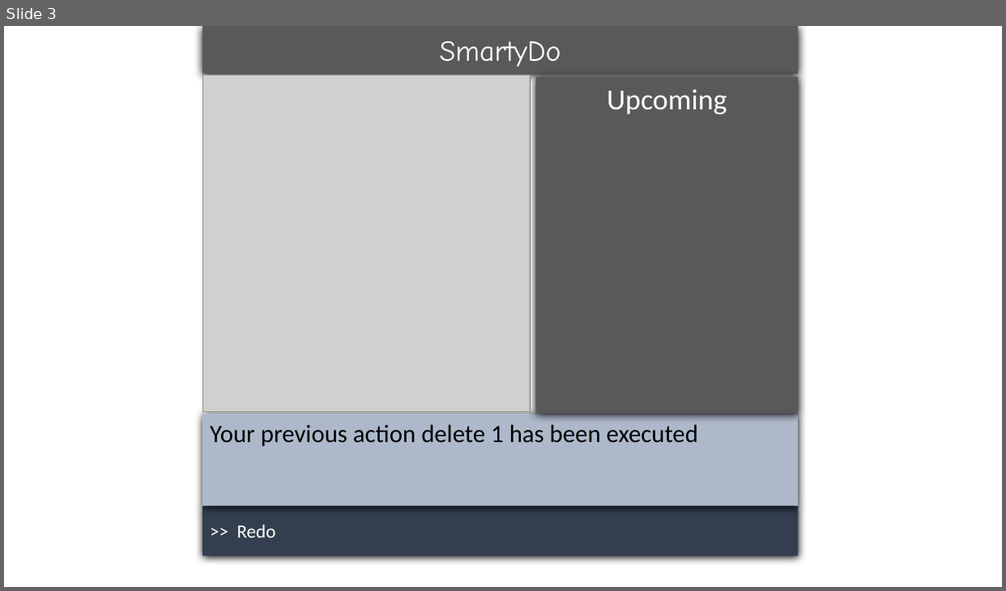
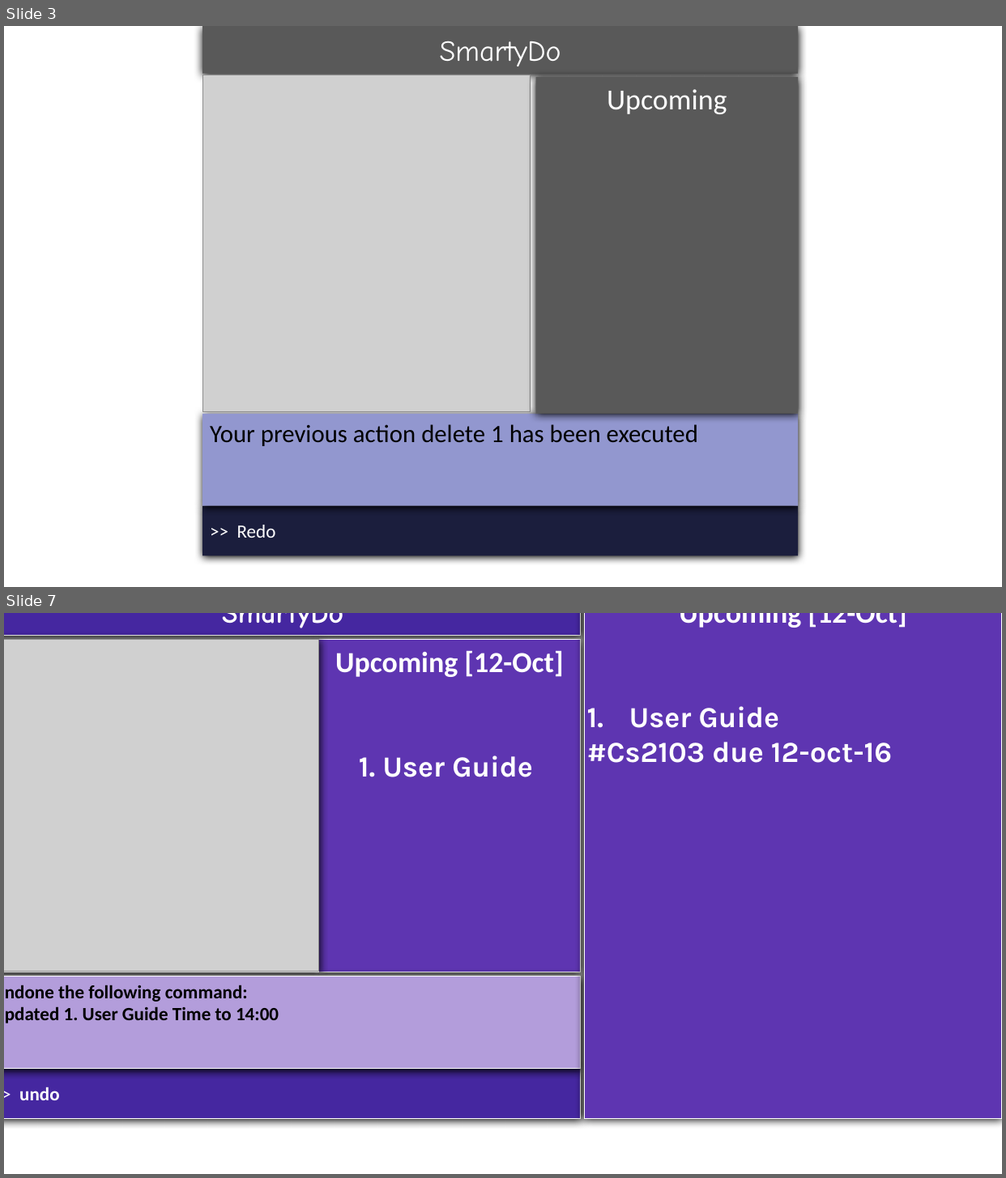
Before and after one commit to se-edu/addressbook-level4, a slide deck: docs/diagrams/UserGuide Drawings.pptx. Shown one above the other, each under a label of ours: slide 3 before the commit, slides 3 and 7 after it; the slides between them are not shown. The pictures are 1006x591 and 1006x1178 pixels, drawn with LibreOffice and Linux fonts; fonts in the diff are those of the drawing; grey boxes stand for pictures. Boxes give left, top, right and bottom in pixels: in the first picture for what was removed or moved away, otherwise in the second. Text is boxed around its words. In the diff, an @@ line names an element or a change of style, - is before the commit and + after.

Commit message:
1. Formated for CS2103 User Guide 1st Draft 2. Remove other TA's photos 3. Added new images

```diff
--- a/docs/diagrams/UserGuide Drawings.pptx
+++ b/docs/diagrams/UserGuide Drawings.pptx
@@ slide 7 added at [4, 613, 1002, 1174], background #FFFFFF @@
@@ group added at [4, 613, 1002, 1119]: 6 rectangles, 1 picture @@
+SmartyDo
+Upcoming [12-Oct]
+1. User Guide
+>> undo
+Undone the following command:
+Updated 1. User Guide Time to 14:00
+Upcoming [12-Oct]
+1. User Guide
+#Cs2103 due 12-oct-16
@@ slide 3 changed as well @@
@@ rectangle "Your previous action delete 1 ..." at [202, 414, 799, 506]: fill #ADB9CA to #9297CF @@
@@ rectangle ">> Redo" at [202, 506, 799, 556]: fill #333F50 to #1B1E3E @@
```
Also in this commit, not shown: 2 other slides changed, 7 other slides added, 13 other files.
